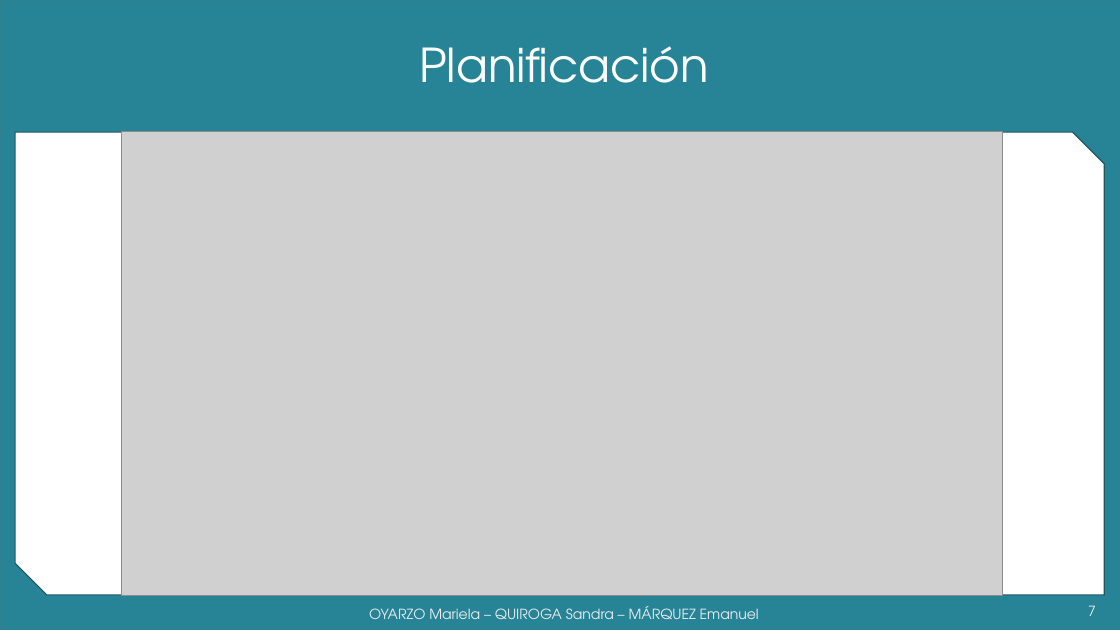
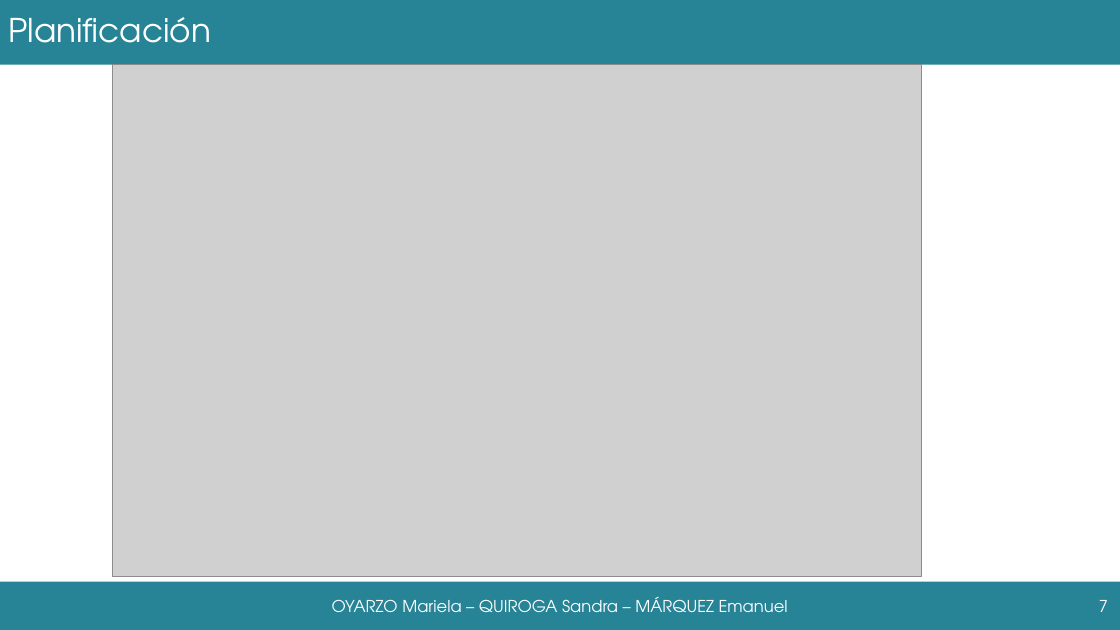
Before and after one commit to grupoyenu/yenu, a slide deck: slide 7 of 08. Presentaciones/Presentación 11.pptx. Drawn at 1120x630 pixels with LibreOffice and Linux fonts; fonts in the diff are those of the drawing; grey boxes stand for pictures; background and template pictures are left out. Boxes give left, top, right and bottom in pixels: in the first picture for what was removed or moved away, otherwise in the second. Text is boxed around its words. In the diff, an @@ line names an element or a change of style, - is before the commit and + after.

```diff
--- a/08. Presentaciones/Presentación 11.pptx
+++ b/08. Presentaciones/Presentación 11.pptx
@@ background #F2F2F2 to #FFFFFF @@
@@ title "Planificación": place and size @@
-title "Planificación" at (419,46,709,83)
+title "Planificación" at (8,17,211,43)
@@ title "Planificación" at (8,17,211,43): size 40 to 28 pt; alignment centre to left @@
@@ rectangle removed at (0,0,1120,630) @@
@@ rectangle added at (0,0,1120,65), fill #268496 @@
@@ picture: place and size @@
-picture at (122,131,1003,596)
+picture at (113,65,922,576)
@@ snip diag rect removed at (15,132,1105,595) @@
@@ rectangle added at (0,581,1120,630), fill #268496 @@
@@ text "OYARZO Mariela – QUIROGA Sandra ...": place and size @@
-text "OYARZO Mariela – QUIROGA Sandra ..." at (369,606,759,619)
+text "OYARZO Mariela – QUIROGA Sandra ..." at (332,597,788,612)
@@ text "OYARZO Mariela – QUIROGA Sandra ..." at (332,597,788,612): size 12 to 14 pt, text colour gradient #9E9E9E to #EDEDED to #FFFFFF to #FFFFFF @@
@@ page number at (1099,600,1108,612): size 12 to 14 pt, text colour gradient #9E9E9E to #EDEDED to #FFFFFF to #FFFFFF @@
@@ page number: place and size @@
-page number at (1088,605,1096,616)
+page number at (1099,600,1108,612)
```
Also in this commit, not shown: 11 other slides changed, 1 other file.
